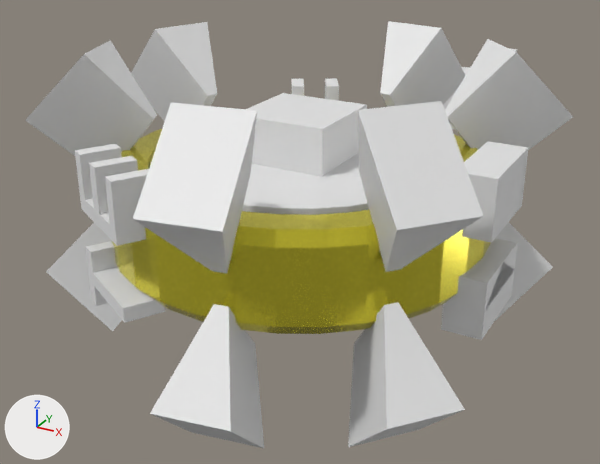
An edit to the glTF model Assets/Models/Ring1.glb, drawn before and after from the same camera.
One viewpoint serves both versions: a camera (50 mm lens) standing at (7.9, -14.4, 6.5) and looking at (-1.8, 3.2, -2.3). Every picture has the same lights, and +X, +Y and +Z are marked at lower left. The picture after the commit comes second. Where no turn or scale is listed for an object, it has been applied to the vertices.

In view in the first picture: 'Chevron', 'Cube', 'Cube.001', 'Cube.005', 'Cylinder', 'Cylinder.001', 'E', 'F', 'Horizontal section', 'Letter Frame', 'Notch', 'Notch.001', 'S', 'T'.
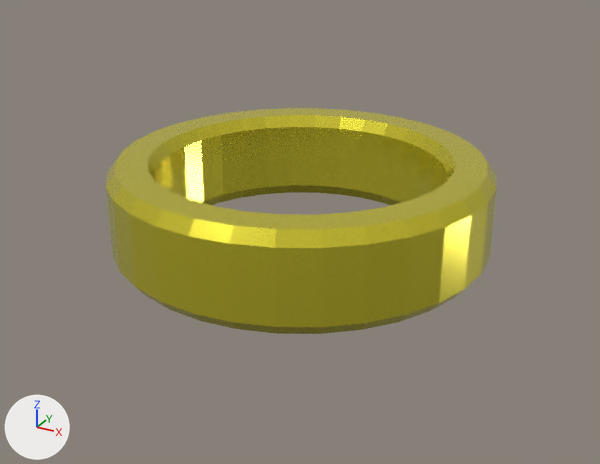
Commit message: corrected glb ring file

Scene script edits in JSON lines:
```json
{"op": "remove", "block": "ob_cylinder_001", "code": ["ob_cylinder_001 = bpy.data.objects.new('Cylinder.001', me_cylinder_001)", "ob_cylinder_001.location = (0.0, 0.0, 0.0)"]}
{"op": "remove", "block": "ob_cube", "code": ["ob_cube = bpy.data.objects.new('Cube', me_cube_001)", "ob_cube.location = (4.0, 0.0, 1.0)"]}
{"op": "remove", "block": "ob_cube_001", "code": ["ob_cube_001 = bpy.data.objects.new('Cube.001', me_cube_002)", "ob_cube_001.location = (4.0, 0.0, -1.0)"]}
{"op": "remove", "block": "ob_letter_frame", "code": ["ob_letter_frame = bpy.data.objects.new('Letter Frame', me_cube_003)", "ob_letter_frame.location = (0.0, 10.0, 0.0)"]}
{"op": "remove", "block": "ob_s", "code": ["ob_s = bpy.data.objects.new('S', me_text_004)", "ob_s.location = (0.0, 0.0, 1.0)"]}
{"op": "remove", "block": "ob_e", "code": ["ob_e = bpy.data.objects.new('E', me_cube_008)", "ob_e.location = (0.0, 0.0, 1.0)"]}
{"op": "remove", "block": "ob_horizontal_section", "code": ["ob_horizontal_section = bpy.data.objects.new('Horizontal section', me_cube_010)", "ob_horizontal_section.location = (0.0, 15.0, 0.0)"]}
{"op": "remove", "block": "ob_chevron", "code": ["ob_chevron = bpy.data.objects.new('Chevron', me_cube_011)", "ob_chevron.location = (4.0, 0.0, -1.0)"]}
{"op": "remove", "block": "ob_f", "code": ["ob_f = bpy.data.objects.new('F', me_cube_012)", "ob_f.location = (0.0, 0.0, 1.0)"]}
{"op": "remove", "block": "ob_t", "code": ["ob_t = bpy.data.objects.new('T', me_cube_014)", "ob_t.location = (0.0, 0.0, -1.0)"]}
{"op": "remove", "block": "ob_notch", "code": ["ob_notch = bpy.data.objects.new('Notch', me_cube_021)", "ob_notch.location = (0.0, 0.0, 1.0)"]}
{"op": "remove", "block": "ob_cube_005", "code": ["ob_cube_005 = bpy.data.objects.new('Cube.005', me_cube_022)", "ob_cube_005.location = (0.0, 0.0, 1.0)"]}
{"op": "remove", "block": "ob_notch_001", "code": ["ob_notch_001 = bpy.data.objects.new('Notch.001', me_cube_028)", "ob_notch_001.location = (0.0, 0.0, -1.0)", "ob_notch_001.rotation_euler = (0.0, 0.0, -2.443)  # degrees (0, 0, -140)", "ob_notch_001.scale = (-1.0, -1.0, -1.0)"]}
```

Where the change shows, as pixel boxes (x1, y1, x2, y2) in the pictures (600 x 464 px):
```json
{"object": "Notch", "change": "deleted", "before": [26, 21, 573, 273]}
{"object": "Notch.001", "change": "deleted", "before": [46, 222, 553, 448]}
{"object": "Cube.005", "change": "deleted", "before": [246, 93, 367, 177]}
{"object": "Cylinder.001", "change": "deleted", "before": [242, 153, 369, 215]}
{"object": "E", "change": "deleted", "before": [75, 144, 149, 246]}
{"object": "Cube.001", "change": "deleted", "before": [441, 238, 518, 340]}
{"object": "Cube", "change": "deleted", "before": [462, 141, 529, 243]}
{"object": "T", "change": "deleted", "before": [86, 241, 165, 323]}
{"object": "S", "change": "deleted", "before": [494, 154, 526, 234]}
{"object": "F", "change": "deleted", "before": [292, 78, 339, 101]}
{"object": "Chevron", "change": "deleted", "before": [485, 263, 514, 311]}
{"object": "Letter Frame", "change": "deleted", "before": [443, 67, 470, 130], "on screen": "mostly hidden"}
{"object": "Horizontal section", "change": "deleted", "before": [511, 49, 517, 52], "on screen": "mostly hidden"}
```
